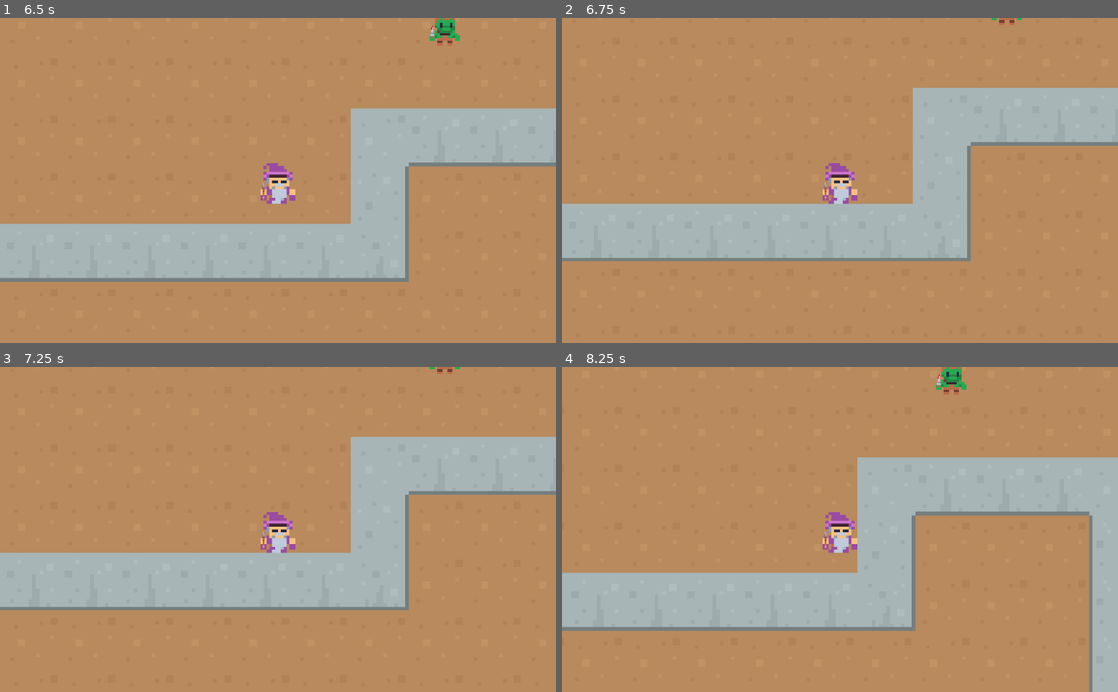
Above: before the commit, frames 1-4 (two rows, left to right).
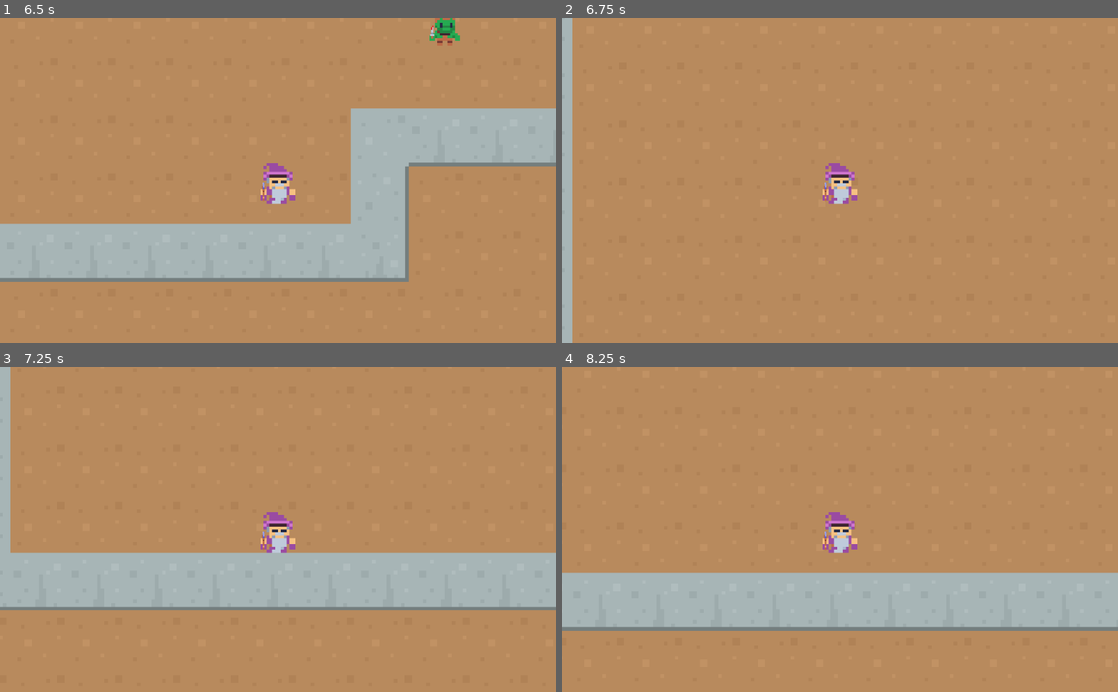
Above: after the commit, the same moments.

Repository: Sergeikami/David-Asensio
Game: Godot game, scene res://Node2D.tscn
Same seed, same stepped clock (60 frames per second), same inputs: the game is played once before the commit and once after it.
Inputs:
- Up to frame 1 (6.5 s): tap Enter at 0.5, 2.75, 4.25 s; hold S (ves_abaix) 0.53-1.28 s; tap W (ves_amunt) at 1.35, 4.35 s; tap Space at 2, 3.5, 5 s; hold D (ves_dreta) 2.03-2.78 s; tap A (ves_esquerra) at 2.85, 5.85 s; hold S (ves_abaix) 3.53-4.28 s; hold D (ves_dreta) 5.03-5.78 s
- Up to frame 2 (6.75 s): hold S (ves_abaix) from 6.53 s (still down)
- Up to frame 3 (7.25 s): keep holding S (ves_abaix)
- Up to frame 4 (8.25 s): release S (ves_abaix) at 7.28 s; tap W (ves_amunt) at 7.35 s; hold D (ves_dreta) from 8.03 s (still down)

Frame 1 is identical in both runs. In frame 2, 23% of the frame differs, in the area x 0-100%, y 0-100%; in frame 3, 14%; in frame 4, 18%.

Commit message:
personatge amb vida

Diff:
--- a/Main-body.gd
+++ b/Main-body.gd
@@ -5,7 +5,7 @@
 # Declare member variables here. Examples:
 # var a = 2
 # var b = "text"
-var n := 2
+var n := 3
 
 # Called when the node enters the scene tree for the first time.
 func _ready():
@@ -27,6 +27,6 @@
 func _on_Area2D_body_entered(body):
 	if n < 1:
 		position = Vector2(0,0)
-		n = 2
+		n = 3
 	else:
 		n -= 1
--- a/Main-body.tscn
+++ b/Main-body.tscn
@@ -165,3 +165,5 @@
 [node name="CollisionShape2D15" type="CollisionShape2D" parent="Area2D"]
 position = Vector2( 4, -2 )
 shape = SubResource( 11 )
+
+[connection signal="body_entered" from="Area2D" to="." method="_on_Area2D_body_entered"]
